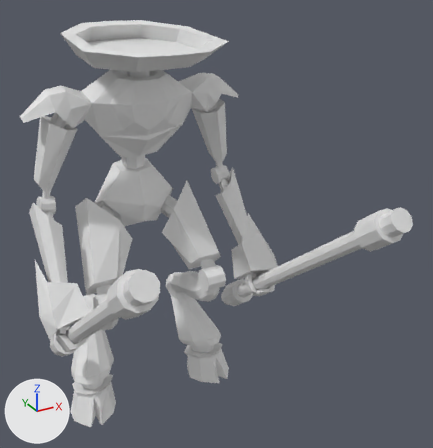
Two versions of the Blender file Assets/Resources/Models/manti.blend, one commit apart.
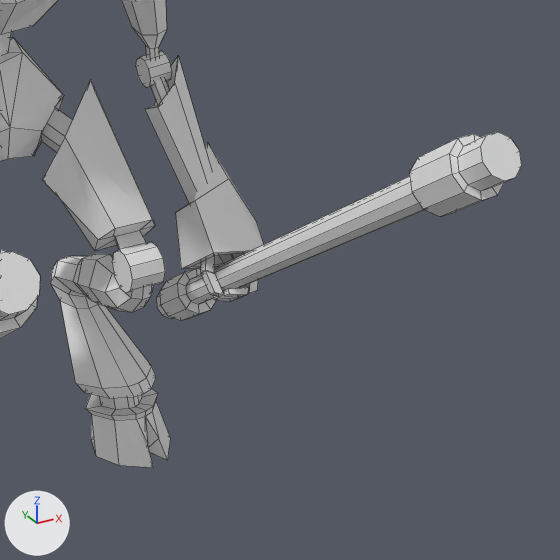
Old and new are each drawn whole from a 50 mm lens placed at (-2.66, -6.69, 5.84), pointed at (0.41, -1.11, 3.05) and again close up on the part from 32% to 100% of the width and 31% to 96% of the height. Every picture has the same lights, and +X, +Y and +Z are marked at lower left. The close-ups show mesh edges as thin lines.

The older version as bpy lines, for what is in view:
```python
me_cylinder = bpy.data.meshes.new('Cylinder')
me_cylinder.from_pydata(...)  # 1150 vertices, 1064 faces, 2 loose edges; spans x -1.6..1.6, y -1.5..3.65, z -0.9..3.15
ob_manticore = bpy.data.objects.new('Manticore', me_cylinder)
ob_manticore.location = (0.0, 0.0, 1.5)
ob_manticore.rotation_euler = (1.571, 0.0, 0.0)  # degrees (90, 0, 0)
```
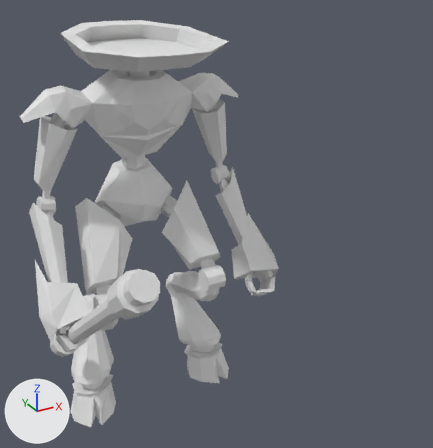
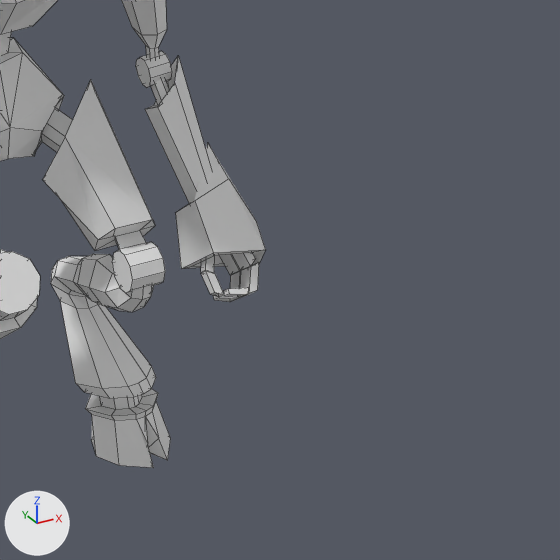
Commit message: removed extraneous manti pipe

Where the change shows, as pixel boxes [x1, y1, x2, y2] in the close-ups (560 x 560 px):
'Manticore', reshaped
    before: [0, 0, 522, 468]
    after: [0, 0, 266, 468]
part 1 of me_cylinder, deleted
    before: [156, 132, 522, 321]

Diff of the bpy script that builds the scene:
```diff
--- a/Assets/Resources/Models/manti.blend.py
+++ b/Assets/Resources/Models/manti.blend.py
@@ me_cylinder @@
 me_cylinder.from_pydata(...)  # 1150 vertices, 1064 faces, 2 loose edges; spans x -1.6..1.6, y -1.5..3.65, z -0.9..3.15
 # used by ob_manticore; location = (0.0, 0.0, 1.5); rotation_euler = (1.571, 0.0, 0.0), in degrees (90, 0, 0)
+# me_cylinder part 1: the loose piece of 100 vertices spanning x 1.1..1.44, y -0.37..2.26, z -0.14..3.15 is deleted
```
